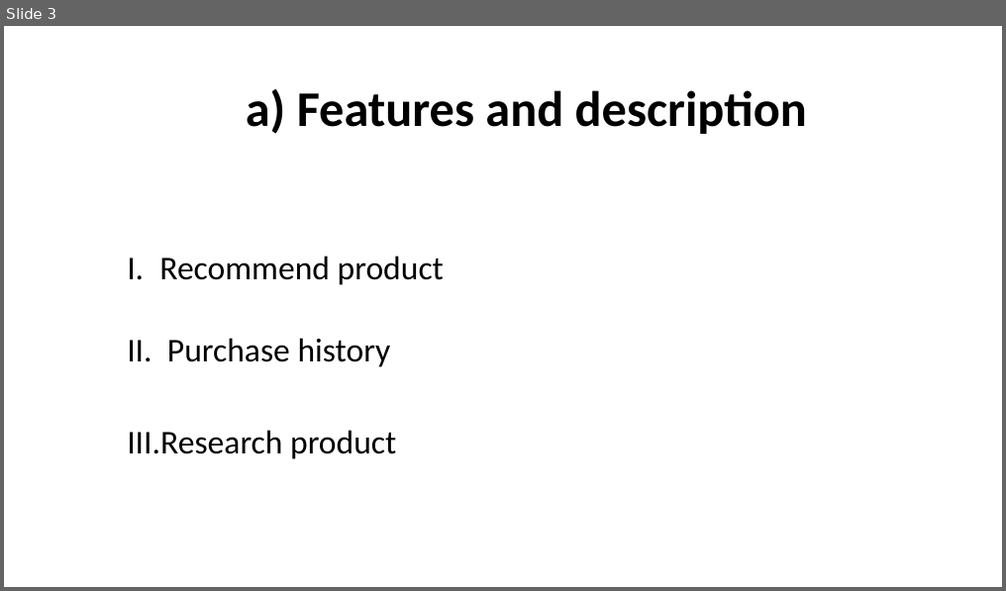
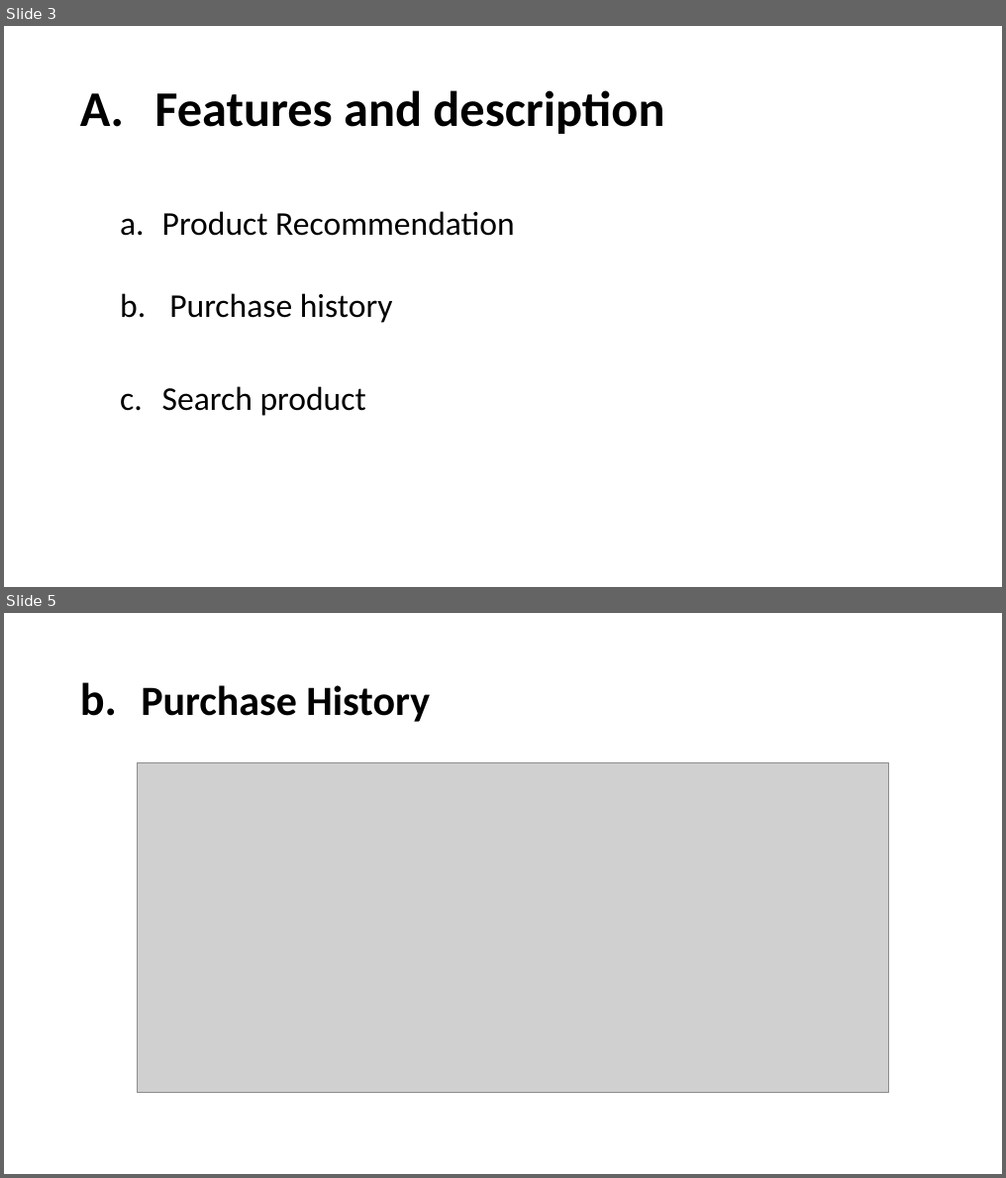
Before and after one commit to tieuduong241096/2017S2-WEB_LAB-, a slide deck: Presentation1.pptx. Shown one above the other, each under a label of ours: slide 3 before the commit, slides 3 and 5 after it; the slides between them are not shown. The pictures are 1006x591 and 1006x1178 pixels, drawn with LibreOffice and Linux fonts; fonts in the diff are those of the drawing; grey boxes stand for pictures. Boxes give left, top, right and bottom in pixels: in the first picture for what was removed or moved away, otherwise in the second. Text is boxed around its words. In the diff, an @@ line names an element or a change of style, - is before the commit and + after.

```diff
--- a/Presentation1.pptx
+++ b/Presentation1.pptx
@@ slide 5 added at (4, 613, 1002, 1174), background #FFFFFF @@
@@ title added at (80, 682, 430, 722), 40 pt, text #000000, bold @@
+b. Purchase History
@@ picture added at (137, 762, 889, 1093) @@
@@ slide 3 changed as well @@
@@ title at (154, 90, 664, 134): text changed @@
-a) Features and description
+A. Features and description
@@ text "Product Recommendation": place and size @@
-text "Product Recommendation" at (127, 256, 444, 460)
+text "Product Recommendation" at (162, 211, 515, 416)
@@ text at (162, 211, 515, 236): text changed @@
-I. Recommend product
+a. Product Recommendation
@@ text at (169, 293, 393, 323): bullet I. to a. @@
@@ text at (162, 386, 366, 416): text changed @@
-III. Research product
+c. Search product
```
Also in this commit, not shown: 8 other slides changed, 3 other slides added, 6 slides removed.
